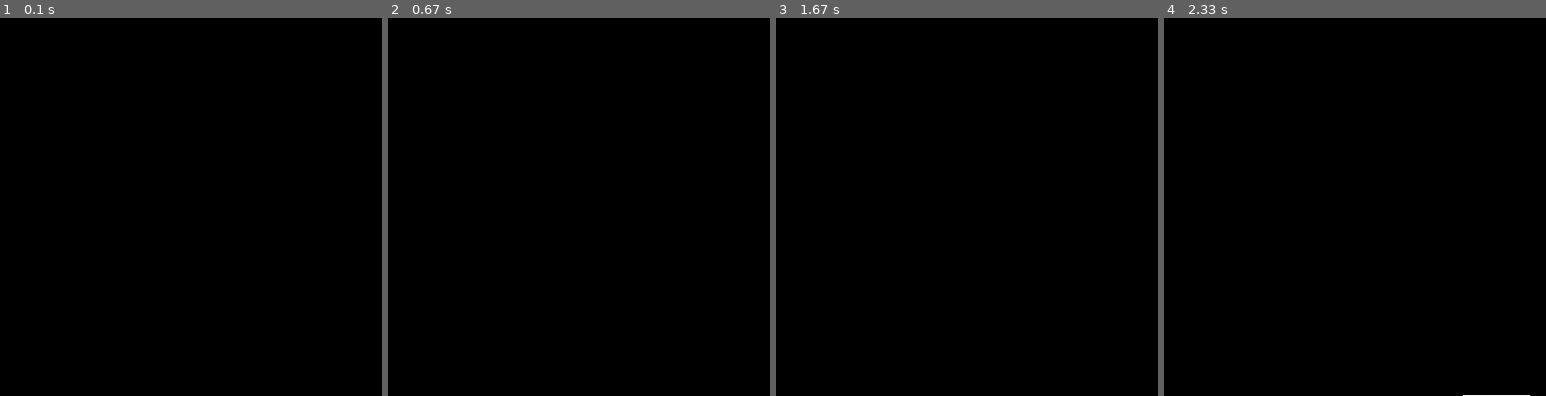
Above: before the commit, frames 1-4 (left to right).
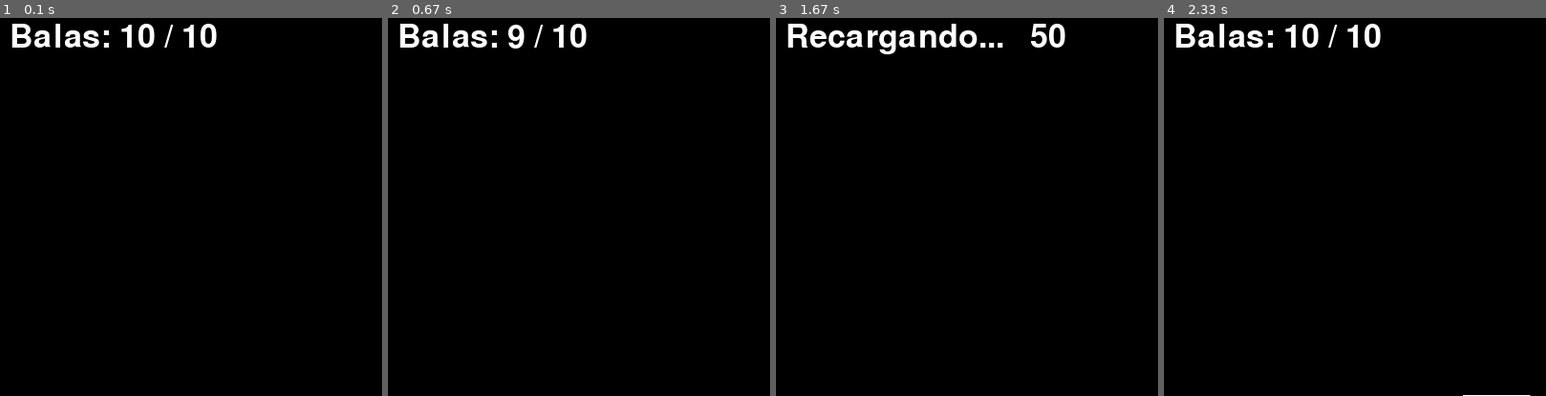
Above: after the commit, the same moments.

Repository: YaheDex/pygames
Game: pygame game, started from Ejemplo8_observadorFPV_v2/PlanoCubos.py
Two runs of this game, one before a commit and one after it. Both use one fixed random seed, a clock stepped at 60 frames per second and the inputs below.
Inputs (mouse positions are % of the whole screen's width and height, from its top left):
- Up to frame 1 (0.1 s): no input
- Up to frame 2 (0.67 s): click (50, 50) at 0.38 s
- Up to frame 3 (1.67 s): hold R 0.67-1.13 s; hold D 0.67-1.13 s; tap Space at 0.73, 1.03, 1.23, 1.53 s; hold D 1.17-1.63 s
- Up to frame 4 (2.33 s): hold W 1.67-1.97 s; tap Space at 1.73, 2.07 s; hold D from 2 s (still down)
The pictures show only the part of the screen within x 0-50%, y 0-50%; the shares and areas given below are measured in that part.

The runs differ from the first frame. In frame 1, 1.4% of the frame differs, in the area x 3-57%, y 1-8%; in frame 2, 1.3%; in frame 3, 1.9%, in the area x 3-76%, y 1-10%; in frame 4, 1.4%.

Commit message:
contador de balas y recarga

Diff:
--- a/Ejemplo8_observadorFPV_v2/PlanoCubos.py
+++ b/Ejemplo8_observadorFPV_v2/PlanoCubos.py
@@ -2,7 +2,6 @@
 from pygame.locals import *
 from OpenGL.GL import *
 from OpenGL.GLU import *
-from OpenGL.GLUT import *
 import sys
 sys.path.append('..')
 from Cubo import Cubo
@@ -35,18 +34,16 @@
 Z_MIN = -500
 Z_MAX = 500
 DimBoard = 200
-# cubos = [Cubo(DimBoard, 1, 200, 5, 0), Cubo(DimBoard, 0, DimBoard, 2.5, DimBoard), Cubo(DimBoard, 0, DimBoard-10, 2, DimBoard)]
 dansito = Cubo(DimBoard, 1.0, 11)
 jugador = Player()
 pygame.init()
 pygame.mixer.init()
 
-plataforma = Cubo(5, 0.0, 6)  # Ajusta los parámetros según sea necesario
-plataforma.Position = [10, 0, 20]  # Posición de la plataforma en el mundo
-plataforma2 = Cubo(5, 0.0, 11)  # Ajusta los parámetros según sea necesario
-plataforma2.Position = [20, 6, 30]  # Posición de la plataforma en el mundo
+plataforma = Cubo(5, 0.0, 6)
+plataforma.Position = [10, 0, 20]
+plataforma2 = Cubo(5, 0.0, 11)
+plataforma2.Position = [20, 6, 30]
 listacubos = [plataforma, plataforma2]
-
 
 cooldown = 10
 global contar
@@ -102,7 +99,10 @@
 
 def display():
     global contar
+
     glClear(GL_COLOR_BUFFER_BIT | GL_DEPTH_BUFFER_BIT)
+
+    # Render 3D scene
     Axis()
     glColor3f(0.3, 0.3, 0.3)
     glBegin(GL_QUADS)
@@ -120,7 +120,6 @@
         dansito.drawCube(textures, 0, [255, 255, 255])
     else:
         dansito.drawCube(textures, 0, [255, 0, 0])
-
 
     for obj in balas:
         obj.drawBala()
@@ -131,14 +130,64 @@
             hit.play()
             obj.vive = False
 
+    # Render 2D text
+    if not jugador.isReloading and jugador.currentBalas:
+        img = pygame.font.Font(None, 50).render(f"Balas: {jugador.currentBalas} / {jugador.maxBalas}", True, (255, 255, 255))
+    elif not jugador.isReloading and not jugador.currentBalas:
+        img = pygame.font.Font(None, 50).render(f"Balas: {jugador.currentBalas} / {jugador.maxBalas} R para recargar", True, (255, 255, 255))
+    else:
+        img = pygame.font.Font(None, 50).render(f"Recargando...   {jugador.coolReload}", True, (255, 255, 255))
+    w, h = img.get_size()
+    texture = glGenTextures(1)
+    glPixelStorei(GL_UNPACK_ALIGNMENT, 1)
+    glBindTexture(GL_TEXTURE_2D, texture)
+    glTexParameter(GL_TEXTURE_2D, GL_TEXTURE_MAG_FILTER, GL_NEAREST)
+    glTexParameter(GL_TEXTURE_2D, GL_TEXTURE_MIN_FILTER, GL_NEAREST)
+    data = pygame.image.tostring(img, "RGBA", 1)
+    glTexImage2D(GL_TEXTURE_2D, 0, GL_RGBA, w, h, 0, GL_RGBA, GL_UNSIGNED_BYTE, data)
+
+    glMatrixMode(GL_PROJECTION)
+    glPushMatrix()
+    glLoadIdentity()
+    glOrtho(0, screen_width, screen_height, 0, -1, 1)
+    glMatrixMode(GL_MODELVIEW)
+    glPushMatrix()
+    glLoadIdentity()
+
+    glEnable(GL_BLEND)
+    glBlendFunc(GL_SRC_ALPHA, GL_ONE_MINUS_SRC_ALPHA)
+    glEnable(GL_TEXTURE_2D)
+    glBindTexture(GL_TEXTURE_2D, texture)
+
+    glColor3f(1, 1, 1)
+    glBegin(GL_QUADS)
+    glTexCoord2f(0, 1)
+    glVertex2f(10, 10)
+    glTexCoord2f(1, 1)
+    glVertex2f(10 + w, 10)
+    glTexCoord2f(1, 0)
+    glVertex2f(10 + w, 10 + h)
+    glTexCoord2f(0, 0)
+    glVertex2f(10, 10 + h)
+    glEnd()
+
+    glDisable(GL_TEXTURE_2D)
+    glDisable(GL_BLEND)
+
+    glMatrixMode(GL_PROJECTION)
+    glPopMatrix()
+    glMatrixMode(GL_MODELVIEW)
+    glPopMatrix()
+
+    glDeleteTextures([int(texture)])
+
+
 done = False
 Init()
 global balas
 balas = []
 boom = pygame.mixer.Sound("disparo.mp3")
 hit = pygame.mixer.Sound("hitmarker.mp3")
-
-
 
 while not done:
     for event in pygame.event.get():
@@ -148,12 +197,11 @@
         if event.type == pygame.QUIT:
             done = True
         if event.type == pygame.MOUSEBUTTONDOWN:
-            if event.button == 1:
+            if event.button == 1 and jugador.currentBalas > 0:
+                jugador.currentBalas -= 1
                 boom.play()
                 balas.append(Bala(2.5, jugador.Position, jugador.newDir))
 
-
-    # voy a hacer un for para verificar las balas q siguen vivas equisdé
     for obj in balas:
         if not obj.vive:
             balas.remove(obj)
@@ -172,9 +220,9 @@
     dansito.chase_player(jugador.Position, 0.7)
     if dansito:
         if dansito.check_collision(jugador.Position):
-                print("¡Has perdido!")
-                done = True
-                break
+            print("¡Has perdido!")
+            done = True
+            break
 
     display()
     pygame.display.flip()
--- a/Ejemplo8_observadorFPV_v2/Player.py
+++ b/Ejemplo8_observadorFPV_v2/Player.py
@@ -18,6 +18,10 @@
         self.prevPos = []
         self.preEyeY = 0
         self.pr = None
+        self.maxBalas = 10
+        self.currentBalas = 10
+        self.coolReload = 150
+        self.isReloading = False
 
     def rotating(self):
         dir = [1.0, 0.0, 0.0]
@@ -33,20 +37,25 @@
             self.newDir = self.rotating()
             self.Position[0] += self.newDir[0]
             self.Position[2] += self.newDir[2]
+
         if keys[pygame.K_s]:
             self.newDir = self.rotating()
             self.Position[0] -= self.newDir[0]
             self.Position[2] -= self.newDir[2]
+
         if keys[pygame.K_d]:
             self.theta += 4
             self.newDir = self.rotating()
+
         if keys[pygame.K_a]:
             self.theta -= 4
             self.newDir = self.rotating()
+
         if keys[pygame.K_SPACE] and self.on_ground:
             self.preEyeY = self.Position[1]
             self.on_ground = False
             self.y_velocity = self.jump_speed
+
         if not self.on_ground:
             self.Position[1] += self.y_velocity
             self.y_velocity -= self.gravity
@@ -56,6 +65,17 @@
                 self.on_ground = True
                 self.y_velocity = 0
                 # print('DEPURASAO')
+        if self.currentBalas < self.maxBalas and keys[pygame.K_r]:
+            self.isReloading = True
+
+        if self.isReloading:
+            self.coolReload -= 1
+
+        if self.coolReload <= 0:
+            self.isReloading = False
+            self.coolReload = 150
+            self.currentBalas = self.maxBalas
+
 
 
     def checkCol(self, cubos):
--- a/Ejemplo8_observadorFPV_v2/test.py
+++ b/Ejemplo8_observadorFPV_v2/test.py
@@ -1,5 +1,6 @@
 from __future__ import division
-import pygame, numpy
+import pygame
+import numpy as np
 from pygame.constants import *
 from OpenGL.GL import *
 from OpenGL.GL import shaders
@@ -7,54 +8,125 @@
 from OpenGL.arrays import vbo
 
 pygame.init()
-pygame.display.set_mode((600, 400), DOUBLEBUF | OPENGL)
+pygame.display.set_mode((800, 600), DOUBLEBUF | OPENGL)
 
+# Initialize OpenGL settings for 3D
 glClearColor(0.1, 0.1, 0.1, 1)
+glEnable(GL_DEPTH_TEST)
 
+# Define some basic shaders for 3D rendering
+vertex_shader = """
+#version 330
+layout(location = 0) in vec3 position;
+uniform mat4 model;
+uniform mat4 view;
+uniform mat4 projection;
+void main()
+{
+    gl_Position = projection * view * model * vec4(position, 1.0);
+}
+"""
+fragment_shader = """
+#version 330
+out vec4 FragColor;
+void main()
+{
+    FragColor = vec4(1.0, 0.5, 0.2, 1.0);
+}
+"""
 
-# Generate a texture
+shader_program = shaders.compileProgram(
+    shaders.compileShader(vertex_shader, GL_VERTEX_SHADER),
+    shaders.compileShader(fragment_shader, GL_FRAGMENT_SHADER)
+)
+
+# Define a simple cube
+vertices = np.array([
+    -0.5, -0.5, -0.5,
+     0.5, -0.5, -0.5,
+     0.5,  0.5, -0.5,
+    -0.5,  0.5, -0.5,
+    -0.5, -0.5,  0.5,
+     0.5, -0.5,  0.5,
+     0.5,  0.5,  0.5,
+    -0.5,  0.5,  0.5,
+], dtype=np.float32)
+
+indices = np.array([
+    0, 1, 2, 2, 3, 0,  # Back face
+    4, 5, 6, 6, 7, 4,  # Front face
+    0, 1, 5, 5, 4, 0,  # Bottom face
+    2, 3, 7, 7, 6, 2,  # Top face
+    0, 3, 7, 7, 4, 0,  # Left face
+    1, 2, 6, 6, 5, 1   # Right face
+], dtype=np.uint32)
+
+vbo = vbo.VBO(vertices)
+ebo = vbo.VBO(indices, target=GL_ELEMENT_ARRAY_BUFFER)
+
+# Create a texture for the text
+texture = glGenTextures(1)
+
+# Main game loop
 cont = 0
-
-
 playing = True
 while playing:
-
-    img = pygame.font.Font(None, 50).render(f"Balas: {cont//100}", True, (255, 255, 255))
-    w, h = img.get_size()
-    texture = glGenTextures(1)
-    glPixelStorei(GL_UNPACK_ALIGNMENT,1)
-    glBindTexture(GL_TEXTURE_2D, texture)
-    glTexParameter(GL_TEXTURE_2D, GL_TEXTURE_MAG_FILTER, GL_NEAREST)
-    glTexParameter(GL_TEXTURE_2D, GL_TEXTURE_MIN_FILTER, GL_NEAREST)
-    data = pygame.image.tostring(img, "RGBA", 1)
-    glTexImage2D(GL_TEXTURE_2D, 0, 4, w, h, 0, GL_RGBA, GL_UNSIGNED_BYTE, data)
-
     for event in pygame.event.get():
         if event.type in (MOUSEBUTTONDOWN, KEYDOWN):
             playing = False
 
     glClear(GL_COLOR_BUFFER_BIT | GL_DEPTH_BUFFER_BIT)
 
+    # Render the 3D cube
+    glUseProgram(shader_program)
+    model = np.identity(4, dtype=np.float32)
+    view = np.identity(4, dtype=np.float32)
+    projection = np.identity(4, dtype=np.float32)
+    glUniformMatrix4fv(glGetUniformLocation(shader_program, "model"), 1, GL_FALSE, model)
+    glUniformMatrix4fv(glGetUniformLocation(shader_program, "view"), 1, GL_FALSE, view)
+    glUniformMatrix4fv(glGetUniformLocation(shader_program, "projection"), 1, GL_FALSE, projection)
 
-    # Display texture
+    vbo.bind()
+    glEnableVertexAttribArray(0)
+    glVertexAttribPointer(0, 3, GL_FLOAT, GL_FALSE, 0, None)
+    ebo.bind()
+    glDrawElements(GL_TRIANGLES, len(indices), GL_UNSIGNED_INT, None)
+    vbo.unbind()
+    ebo.unbind()
+    glDisableVertexAttribArray(0)
+    glUseProgram(0)
+
+    # Render the 2D text
+    img = pygame.font.Font(None, 50).render(f"Balas: {cont//100}", True, (255, 255, 255))
+    w, h = img.get_size()
     glBindTexture(GL_TEXTURE_2D, texture)
+    glPixelStorei(GL_UNPACK_ALIGNMENT, 1)
+    glTexImage2D(GL_TEXTURE_2D, 0, GL_RGBA, w, h, 0, GL_RGBA, GL_UNSIGNED_BYTE, pygame.image.tostring(img, "RGBA", 1))
+    glTexParameter(GL_TEXTURE_2D, GL_TEXTURE_MAG_FILTER, GL_NEAREST)
+    glTexParameter(GL_TEXTURE_2D, GL_TEXTURE_MIN_FILTER, GL_NEAREST)
+
     glMatrixMode(GL_PROJECTION)
     glLoadIdentity()
-    glTranslate(-1, -1, 0)
-    glScale(2 / 600, 2 / 400, 1)
+    glOrtho(0, 800, 0, 600, -1, 1)
+    glMatrixMode(GL_MODELVIEW)
+    glLoadIdentity()
+
     glEnable(GL_BLEND)
     glBlendFunc(GL_SRC_ALPHA, GL_ONE_MINUS_SRC_ALPHA)
     glEnable(GL_TEXTURE_2D)
     glDisable(GL_DEPTH_TEST)
     glDisable(GL_CULL_FACE)
     glDisable(GL_LIGHTING)
+
     glBegin(GL_QUADS)
     x0, y0 = 10, 10
-    w, h = img.get_size()
     for dx, dy in [(0, 0), (0, 1), (1, 1), (1, 0)]:
-        glVertex(x0 + dx * w, y0 + dy * h, 0)
-        glTexCoord(dy, 1 - dx)
+        glTexCoord2f(dx, dy)
+        glVertex2f(x0 + dx * w, y0 + dy * h)
     glEnd()
+
     cont += 1
 
     pygame.display.flip()
+
+pygame.quit()
